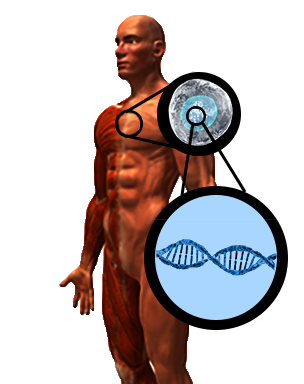
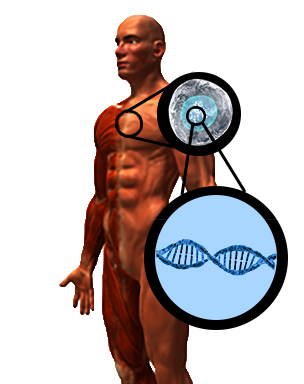
Two versions of the same layered image (304 × 384). Layer-by-layer changes:
painted on "human" over [148, 361, 156, 372]
